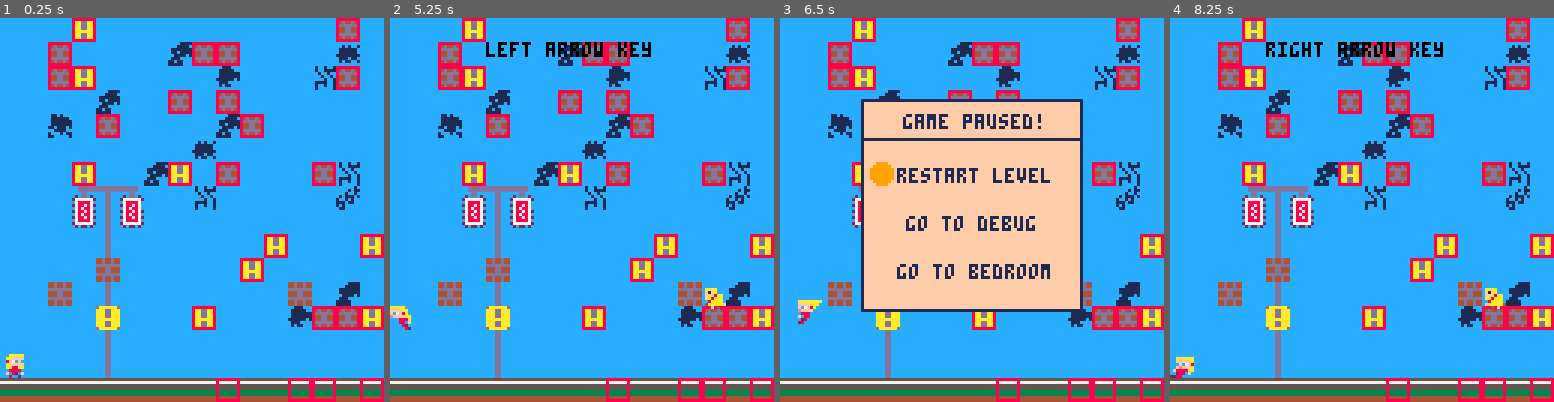
Above: before the commit, frames 1-4 (left to right).
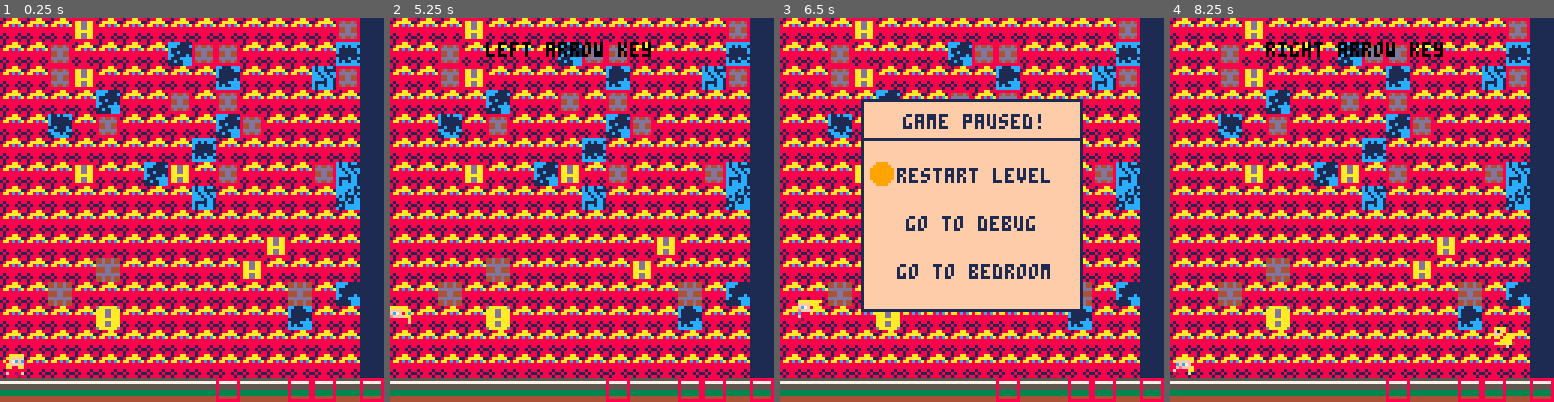
Above: after the commit, the same moments.

Repository: keller0707/Game-Dev-Work-in-Progress
Game: PICO-8 cartridge carts/playtest.p8
Two runs of this game, one before a commit and one after it. Both use one fixed random seed, a clock stepped at 60 frames per second and the inputs below.
Inputs:
- Up to frame 1 (0.25 s): no input
- Up to frame 2 (5.25 s): tap X (X key) at 0.33, 1.07, 1.85, 2.97, 4.08, 5.2 s; tap O (Z key) at 0.7, 1.7, 2.1, 2.5, 2.9, 3.3, 3.7, 4.1, 4.5, 4.9 s; hold Right 1.6-2.1 s; hold Up 2.15-2.42 s; hold Right 2.47-3.03 s; hold Left 3.08-3.58 s; hold Down 3.63-3.97 s; hold Right 4.02-4.68 s; hold Up 4.73-5.03 s; hold Left from 5.08 s (still down)
- Up to frame 3 (6.5 s): tap O (Z key) at 5.3, 5.7, 6.1 s; release Left at 5.68 s; hold Down 5.73-6.03 s; hold Right from 6.08 s (still down); tap X (X key) at 6.32 s
- Up to frame 4 (8.25 s): tap O (Z key) every 0.4 s from 6.5 to 8.1 s; release Right at 6.58 s; hold Right 6.63-7.13 s; hold Up 7.18-7.45 s; tap X (X key) at 7.43 s; hold Right 7.5-8.07 s; hold Left from 8.12 s (still down)

The runs differ from the first frame. In frame 1, 77% of the frame differs, in the area x 0-100%, y 0-94%; in frame 2, 76%; in frame 3, 51%; in frame 4, 76%.

Commit message:
GOOD SOUND AND COMPUTER
computer exists. sound is decent.

Diff:
--- a/bedroom/player_bedroom.lua
+++ b/bedroom/player_bedroom.lua
@@ -1,8 +1,8 @@
 // players inital values
 function init_player_bedroom()
   player={}                 -- player's table
-  player.x=10               -- player's X
-  player.y=10               -- player's y
+  player.x=20               -- player's X
+  player.y=20               -- player's y
   player.anim_time=0        -- player's animation time
   player.speed=1            -- player's speed
   player.runstate ={196,202}  -- player run state
@@ -46,7 +46,6 @@
  	if btn(2) then
     player.y-=player.speed
     newstate=player.downstate
-    sfx(5, -1, 0, 31)
   end
 
   -- Down Arrow
--- a/carts/game-dev.p8
+++ b/carts/game-dev.p8
@@ -139,7 +139,7 @@
 
 __gff__
 0000000000000000000000000000000000000000000000000000000000000000000000000000000000000000000000000000000000000000000000000000000000000000000000000000000000000000000000000000000000000000000000000000000000000000000000000000000000000000000000000000000000000000
-0000000004000300000003030000000000000000000000000000000000000000000000000000080000000000030300000000000000000000000000000000000000000000000000000000000000000000000000000000000000000000000000000000000000000000000000000000000000000000000000000000000000000000
+00000003070303000000030303030000000000000400030000000000030303000000000000000b0000000000030300000000000000000300000000000000000000000000000000000000000000000000000000000000000000000000000000000000000000000000000000000000000000000000000000000000000000000000
 __map__
 8080808088898080808889808080808090404040404040404040404040404040404040404040404040404040404040404040404040404040404040404040404040404040404040404041404040404040404040404041404040404040404040404040404040404040404040404040404040000000000000000000000000000000
 808c8d8098998080809899808080808090404040404040404040404040404040404040404040404040404040404040404040404040404040404040404040404040404040404040404041404040404040404040404041404040404040404040404040404040404040404040404040404040000000000000000000000000000000
--- a/carts/playtest.p8
+++ b/carts/playtest.p8
@@ -93,21 +93,41 @@
 0000000000000000000000000000000000000000000000000000000000000000000000000000000000000000000000000000000000000000000000000000000000040003030007030303000000000000030303000000000000000000000000000003000000000000000000000000000000000000000000000000000000000000
 0000000000000000000000000000000000000000000000000000000000000000000000000000000000000000000000000000000000000000000000000000000000000000000000000000000000000000000000000000000000000000000000000000000000000000000000000000000000000000000000000000000000000000
 __map__
-4040404040404040404040404040404040404040404040404040404040404040404040404040404040404040404040404040404140404040404040404040404040404041404040404040404040404040404040404040404040404040400000000000000000000000000000000000000000000000000000000000000000000000
-4040404040404040404040404040404040404040404040404040404040404040404040404040404040404040404040404040404140404040404040404040404040404041404040404040404040404040404040404040404040404040400000000000000000000000000000000000000000000000000000000000000000000000
-4040404040404040404040404040404040404040404040404040404040404040404040404040404040404040404040404040404140404040404040404040404040404041404040404040404040404040404040404040404040404040400000000000000000000000000000000000000000000000000000000000000000000000
-4040404040404040404040404040404040404040404040404040404040404040404040404040404040404040404040404040404140404040404040404040404040404041404040404040404040404040404040404040404040404040400000000000000000000000000000000000000000000000000000000000000000000000
-4040404040404040404040404040404040404040404040404040404040404040404040404045404040404040404040404040404140404040404040404040404040404041404040404040404040404040404040404540404040404040400000000000000000000000000000000000000000000000000000000000000000000000
-4040404040404040404040404040404040404040404040404040404040404040404040404056575840404040404040404040404140404040404040404040404040404041404040404040404040404040404040405657584040404040400000000000000000000000000000000000000000000000000000000000000000000000
-4040404040404040404040404040404040404040404040404040404040404040404040404066676840404040404040404040404140404040404040404040404040404041404040404040404040404040404040406667684040404040400000000000000000000000000000000000000000000000000000000000000000000000
-4040405150524040404040404040404040404051505240404040404040404040404040404041404040404040404040404040515052404040404040404040404040405150524040404040404040404040404040404140404040404040400000000000000000000000000000000000000000000000000000000000000000000000
-4040406141614040404040404040404040404061416140404040404040404040404040404041404040404040404040404040614061404040404040404040404040406140614040404040474040404040404040404140404040404040400000000000000000000000000000000000000000000000000000000000000000000000
-4040404041404040404040404040404640404040414040404040404040404040404040404041404040404040404040404040404040404040404040404040404040404040404040404040474040404040404040404140404040404040400000000000000000000000000000000000000000000000000000000000000000000000
-4040404041404040404040404040404040404040414040404040404040404040404040404041404040404040404040404040404040404040404040464040404040404040404040404040474040404040404040404140404040404040400000000000000000000000000000000000000000000000000000000000000000000000
-4040404041404040404040404040404040404040414040404040404040404040404040404041404047404740474040404040404040404040404040474040404040404040404040404040404040404040404040404140404740474047400000000000000000000000000000000000000000000000000000000000000000000000
-4040404041404040464040404047474647474040414040404040404740404040404040404041404047474747474040404040404040404040404040474740404640404040404040474040404040474040404040404140404747474747400000000000000000000000000000000000000000000000000000000000000000000000
-4040404041404040404040404040404040404040414040404047404740474040404040404041404047476047474040404040404040404040404040404040404740404040404047404040404040404740404040404140404747604747400000000000000000000000000000000000000000000000000000000000000000000000
-4040404041404040404040404040404040404040414040474047404740474047404040404041404047476047474040404040404040464040404040404047404040404040404047404040404040404740404040404140404747604747400000000000000000000000000000000000000000000000000000000000000000000000
-4343434343434343434343434343434343434344434443444343444344444443444444434344444443444344434444434343434343434343434343434343434343434343434343434443434344444444444444444444434343434444440000000000000000000000000000000000000000000000000000000000000000000000
-0000000000000000000000000000ffffffff0000000000000000000000000000000000000000000000000000000000000000000000000000000000000000000000000000000000000000000000000000000000000000000000000000000000000000000000000000000000000000000000000000000000000000000000000000
-0000000000000000000000000000ffffffff0000000000000000000000000000000000000000000000000000000000000000000000000000000000000000000000000000000000000000000000000000000000000000000000000000000000000000000000000000000000000000000000000000000000000000000000000000
+808080808080808080808080808080c080804040404040404040404040404040404040404040404040404040404040404040404040404040404040404040404040404040404040404041404040404040404040404041404040404040404040404040404040404040404040404040404040000000000000000000000000000000
+808080808080808080808080808080c080804040404040404040404040404040404040404040404040404040404040404040404040404040404040404040404040404040404040404041404040404040404040404041404040404040404040404040404040404040404040404040404040000000000000000000000000000000
+808080808080808080808080808080c080804040404040404040404040404040404040404040404040404040404040404040404040404040404040404040404040404040404040404041404040404040404040404041404040404040404040404040404040404040404040404040404040000000000000000000000000000000
+808080808080808080808080808080c080804040404040404040404040404040404040404040404040404040404040404040404040404040404040404040404040404040404040404041404040404040404040404041404040404040404040404040404040404040404040404040404040000000000000000000000000000000
+808080808080808080808080808080c080804040404040404040404040404040404040404040404040404040404040404040404040404040454040404040404040404040404040404041404040404040404040404041404040404040404040404040404040404040454040404040404040000000000000000000000000000000
+808080808080808080808080808080c080804040404040404040404040404040404040404040404040404040404040404040404040404040565758404040404040404040404040404041404040404040404040404041404040404040404040404040404040404040565758404040404040000000000000000000000000000000
+808080808080808080808080808080c080804040404040404040404040404040404040404040404040404040404040404040404040404040666768404040404040404040404040404041404040404040404040404041404040404040404040404040404040404040666768404040404040000000000000000000000000000000
+808080808080808080808080808080c080804040404051505240404040404040404040404040515052404040404040404040404040404040414040404040404040404040404040405150524040404040404040405150524040404040404040404040404040404040414040404040404040000000000000000000000000000000
+808080808080808080808080808080c080804040404061416140404040404040404040404040614161404040404040404040404040404040414040404040404040404040404040406140614040404040404040406140614040404040404040404040404040404040414040404040404040000000000000000000000000000000
+808080808080808080808080808080c080804040404040414040404040404040404046404040404140404040404040404040404040404040414040404040404040404040404040404040404040404040404040404040404040404040404040404040404040404040414040404040404040000000000000000000000000000000
+808080808080808080808080808080c080804040404040414040404040404040404040404040404140404040404040404040404040404040414040404040404040404040404040404040404040404047404046404040404040404040404040404040404040404040414040404040404040000000000000000000000000000000
+808080808080808080808080808080c080804040404040414040404040404040404040404040404140404040404040404040404040404040414040474047404740404040404040404040404040404040474046474040404740404040404040404040404040404040414040474047404740000000000000000000000000000000
+808080808080808080808080808080c080804040404040414040404640404040474746474740404140404040404047404040404040404040414040474747474740404040404040405540404040404040404040404040404740404040404040404047404040404040414040474747474740000000000000000000000000000000
+808080808080808080808080808080c080804040404040414040404040404040404040404040404140404040474047404740404040404040414040474700474740404040404040404040404040404040404040404040404740404053534040404040404040404040414040474762474740000000000000000000000000000000
+808080808080808080808080808080c080c04040404040414040404040404040404040404040404140404740474047404740474040404040414040474700474740404040404040404040404040404040474740404040404053404047474040404040404040404040414040474762474740000000000000000000000000000000
+808080808080808080808080808080c080804344434443444343444344444443444444434344444443444344434444444444444444444444444444444444444444444444545454444444444444444444444444444444545454444444445454544444444444444444444444444444444444000000000000000000000000000000
+0000000000000000000000000000000080800000000000000000000000000000000000000000000000000000000000000000000000000000000000000000000000000000000000000000000000000000000000000000000000000000000000000000000000000000000000000000000000000000000000000000000000000000
+0000000000000000000000000000008080000000000000000000000000000000000000000000000000000000000000000000000000000000000000000000000000000000000000000000000000000000000000000000000000000000000000000000000000000000000000000000000000000000000000000000000000000000
+…(20 lines of a section not shown)…
Not shown, changed: 26 lines of the sprite sheet (__gfx__) section of carts/game-dev.p8
Not shown, changed: the music (__music__) section of carts/game-dev.p8
Not shown, changed: the sound effects (__sfx__) section of carts/game-dev.p8
Not shown, changed: the music (__music__) section of carts/playtest.p8
Not shown, changed: the sound effects (__sfx__) section of carts/playtest.p8
